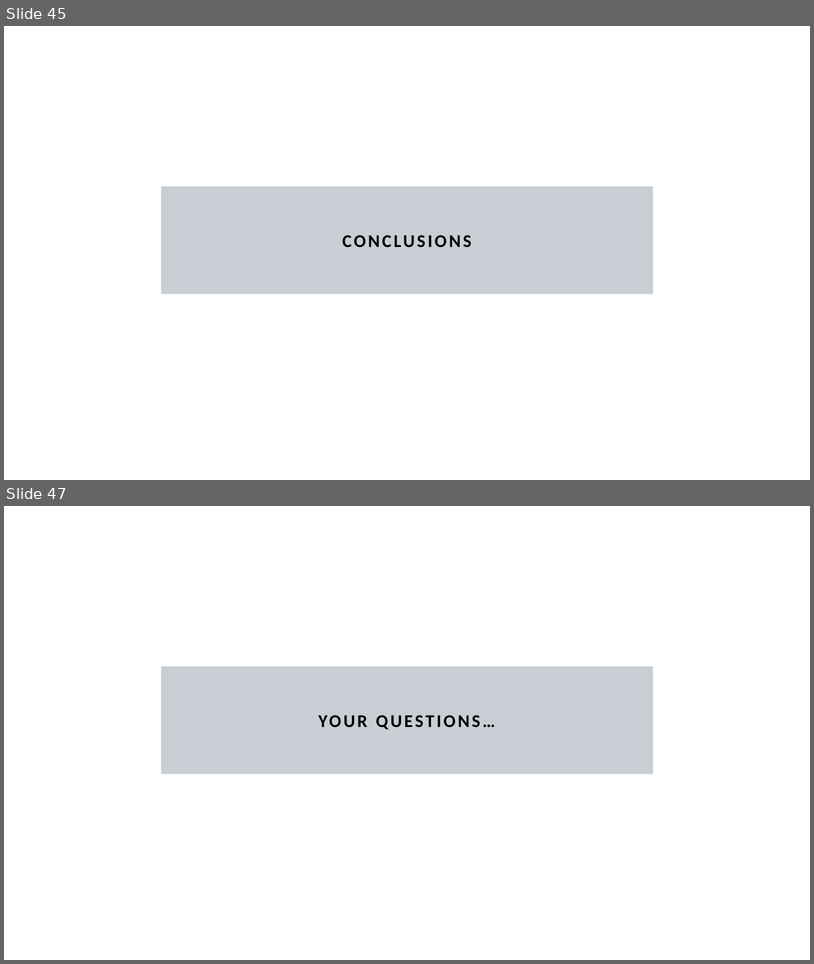
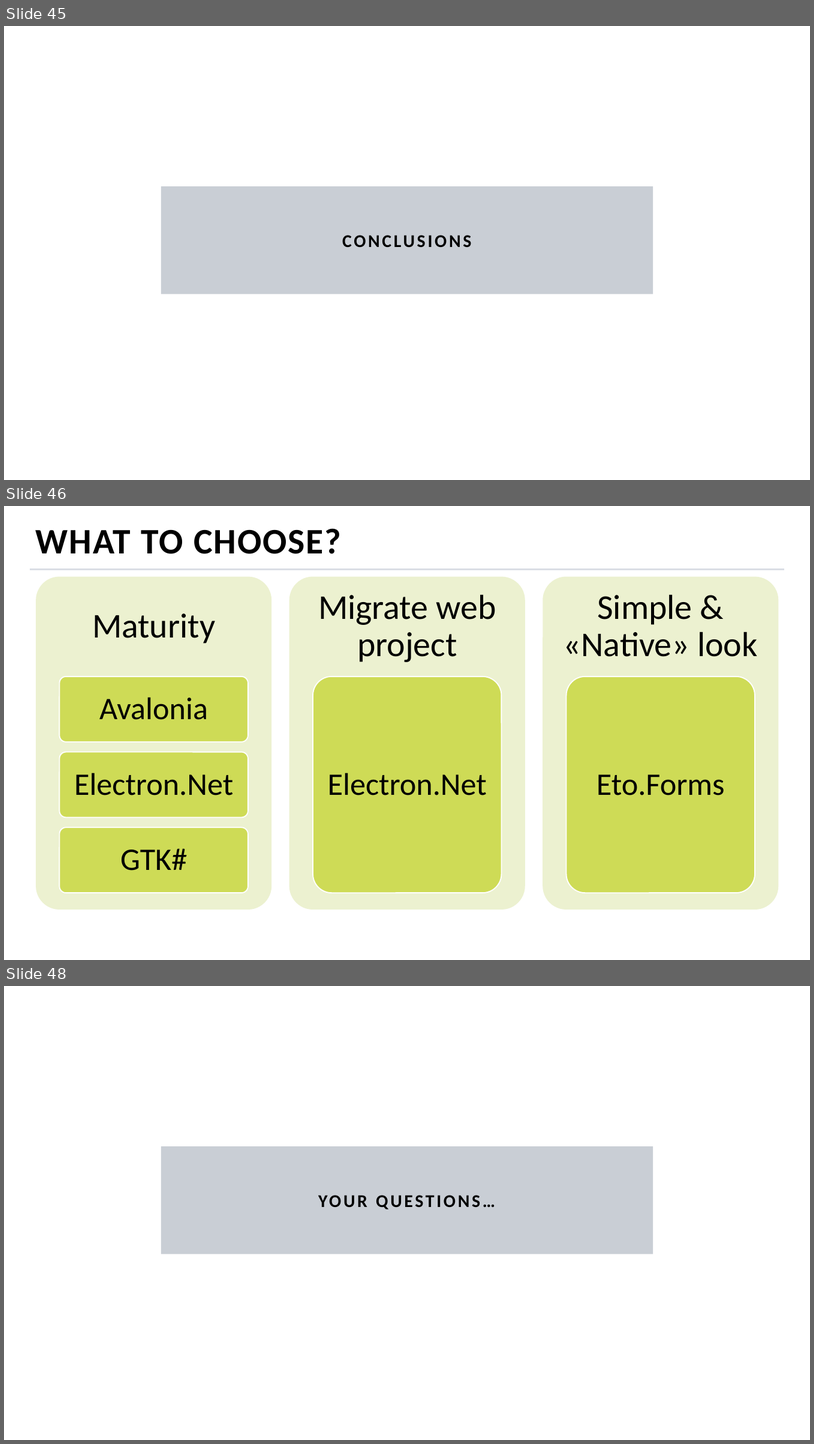
Before and after one commit to MihailRomanov/TechTalks_GUI_in_Net, a slide deck: presentation.pptx. Shown one above the other, each under a label of ours: slides 45 and 47 before the commit, slides 45, 46 and 48 after it; the slides between them are not shown. The pictures are 814x964 and 814x1444 pixels, drawn with LibreOffice and Linux fonts; fonts in the diff are those of the drawing; background and template pictures are left out. Boxes give left, top, right and bottom in pixels: in the first picture for what was removed or moved away, otherwise in the second. Text is boxed around its words. In the diff, an @@ line names an element or a change of style, - is before the commit and + after.

```diff
--- a/presentation.pptx
+++ b/presentation.pptx
@@ slide 46 added at [4, 506, 810, 960], background picture (left out) @@
@@ title added at [36, 528, 341, 554], 32 pt, text #000000, bold @@
+WHAT TO CHOOSE?
@@ line added from (30, 569) to (785, 569), #DADEE5 1.5 pt @@
@@ group added at [36, 577, 778, 909]: 8 rounded rectangles, 8 texts @@
+Maturity
+Avalonia
+Electron.Net
+GTK#
+Migrate web project
+Electron.Net
+Simple & «Native» look
+Eto.Forms
@@ what was slide 47 is now slide 48 @@
```
Also in this commit, not shown: 1 other slide added, 1 slide removed.
